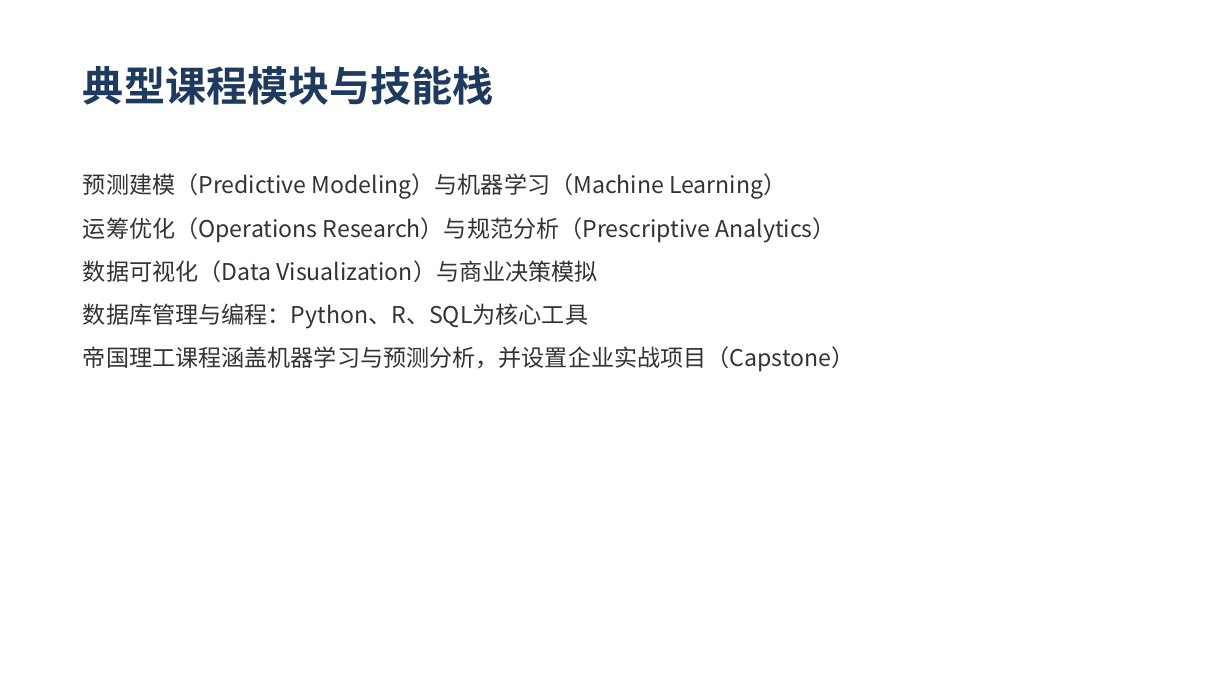
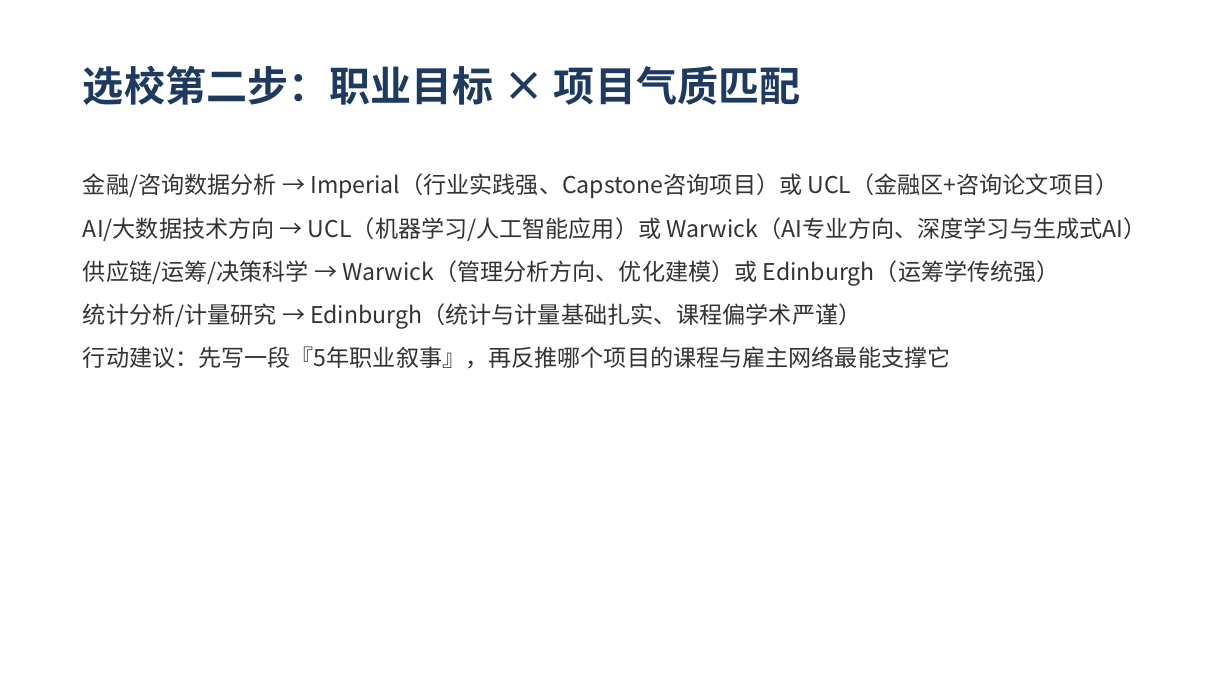
Before and after one commit to SunJenry/PPT_Generator, a slide deck: slide 15 of demo/demo1.pptx (slide 4 before the commit). Drawn at 1232x693 pixels with LibreOffice and Linux fonts; fonts in the diff are those of the drawing. Boxes give left, top, right and bottom in pixels: in the first picture for what was removed or moved away, otherwise in the second. Text is boxed around its words. In the diff, an @@ line names an element or a change of style, - is before the commit and + after.

```diff
--- a/demo/demo1.pptx
+++ b/demo/demo1.pptx
@@ text at (x1=83, y1=65, x2=800, y2=105): text changed @@
-典型课程模块与技能栈
+选校第二步：职业目标 × 项目气质匹配
@@ text at (x1=83, y1=173, x2=1146, y2=368): text changed @@
-预测建模（Predictive Modeling）与机器学习（Machine Learning）
-运筹优化（Operations Research）与规范分析（Prescriptive Analytics）
-数据可视化（Data Visualization）与商业决策模拟
-数据库管理与编程：Python、R、SQL为核心工具
-帝国理工课程涵盖机器学习与预测分析，并设置企业实战项目（Capstone）
+金融/咨询数据分析 → Imperial（行业实践强、Capstone咨询项目）或 UCL（金融区+咨询论文项目）
+AI/大数据技术方向 → UCL（机器学习/人工智能应用）或 Warwick（AI专业方向、深度学习与生成式AI）
+供应链/运筹/决策科学 → Warwick（管理分析方向、优化建模）或 Edinburgh（运筹学传统强）
+统计分析/计量研究 → Edinburgh（统计与计量基础扎实、课程偏学术严谨）
+行动建议：先写一段『5年职业叙事』，再反推哪个项目的课程与雇主网络最能支撑它
```
Also in this commit, not shown: 13 other slides changed, 13 slides added, 16 slides removed.
